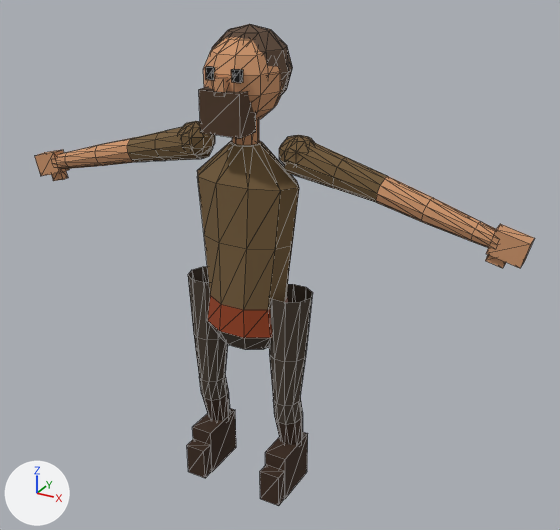
An edit to the glTF model assets/characters/shared/innkeeper.glb, drawn before and after from the same camera.
Rendered twice from a 50 mm lens placed at (1.298, -2.129, 1.962), pointed at (0.096, 0.057, 0.869). The lights are fixed; the arrows at lower left show +X, +Y and +Z. The picture after the commit comes second. Mesh edges are drawn as thin lines. Vertices at exactly the same position are counted once.

The first picture shows 'Hero_ArmL', 'Hero_ArmR', 'Hero_BootL', 'Hero_BootR', 'Hero_HandL', 'Hero_HandR', 'Hero_Head', 'Hero_LegL', 'Hero_LegR', 'Hero_Torso'.
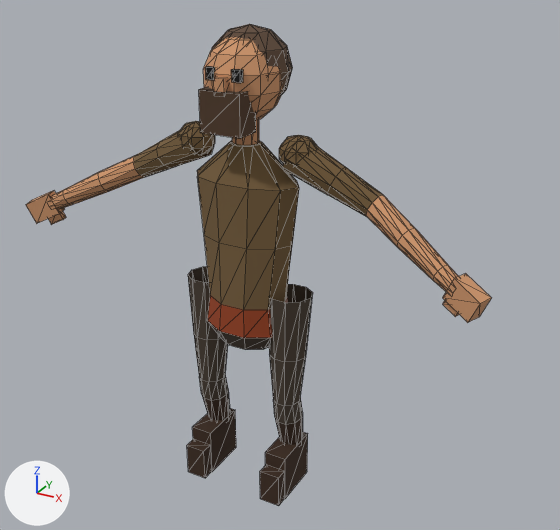
What differs and where, as boxes (x1, y1, x2, y2) in the pictures (560 x 530 px):
'Hero_ArmL', reshaped (17% narrower, 41% taller)
    before: (284, 142, 498, 247)
    after: (282, 146, 459, 294)
'Hero_ArmR', reshaped (86% taller)
    before: (52, 127, 213, 169)
    after: (49, 130, 214, 209)
'Hero_HandL', reshaped (11% taller)
    before: (485, 224, 535, 268)
    after: (443, 274, 492, 323)
'Hero_HandR', reshaped (17% wider, 9% taller)
    before: (35, 150, 69, 181)
    after: (26, 191, 66, 225)

What the commit changed:
me_hero_arml is used by ob_hero_arml; location (0.0, 0.0, 0.0).
me_hero_arml had 61 vertices, 110 faces and spanned x 0.16..0.86, y -0.063..0.061, z 1.098..1.349.
me_hero_arml now has 61 vertices, 110 faces and spans x 0.15..0.793, y -0.149..0.061, z 0.978..1.349.
me_hero_arml part 1: 61 of 61 vertices moved; they spanned x 0.16..0.86, y -0.063..0.061, z 1.098..1.349 and now span x 0.15..0.793, y -0.149..0.061, z 0.978..1.349; mean shift (-0.035, -0.047, -0.067).
me_hero_armr is used by ob_hero_armr; location (0.0, 0.0, 0.0).
me_hero_armr had 61 vertices, 110 faces and spanned x -0.86..-0.16, y -0.063..0.061, z 1.098..1.349.
me_hero_armr now has 61 vertices, 110 faces and spans x -0.793..-0.15, y -0.149..0.061, z 0.978..1.349.
me_hero_armr part 2: 61 of 61 vertices moved; they spanned x -0.86..-0.16, y -0.063..0.061, z 1.098..1.349 and now span x -0.793..-0.15, y -0.149..0.061, z 0.978..1.349; mean shift (0.035, -0.047, -0.067).
me_hero_handl is used by ob_hero_handl; location (0.0, 0.0, 0.0).
me_hero_handl had 16 vertices, 24 faces and spanned x 0.8182..0.9406, y -0.0268..0.0268, z 1.0489..1.168.
me_hero_handl now has 16 vertices, 24 faces and spans x 0.7337..0.8747, y -0.1805..-0.0852, z 0.9252..1.0477.
me_hero_handl part 3: the whole mesh is multiplied about its middle by the matrix ((0.92, 0.353, 0.171), (-0.347, 0.936, -0.064), (-0.183, 0.0, 0.983)), then moved by (-0.0764, -0.1319, -0.1264).
me_hero_handr is used by ob_hero_handr; location (0.0, 0.0, 0.0).
me_hero_handr had 16 vertices, 24 faces and spanned x -0.9406..-0.8182, y -0.0268..0.0268, z 1.0489..1.168.
me_hero_handr now has 16 vertices, 24 faces and spans x -0.8747..-0.7337, y -0.1805..-0.0852, z 0.9252..1.0477.
me_hero_handr part 4: the whole mesh is multiplied about its middle by the matrix ((0.92, -0.353, -0.171), (0.347, 0.936, -0.064), (0.183, 0.0, 0.983)), then moved by (0.0764, -0.1319, -0.1265).
